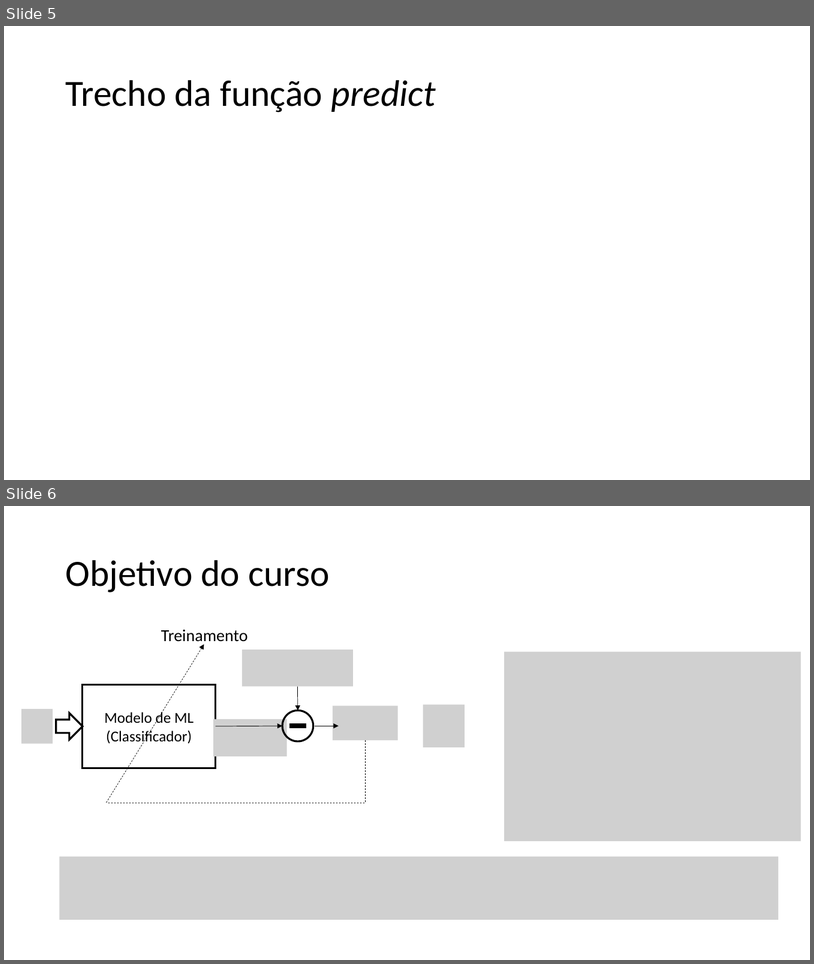
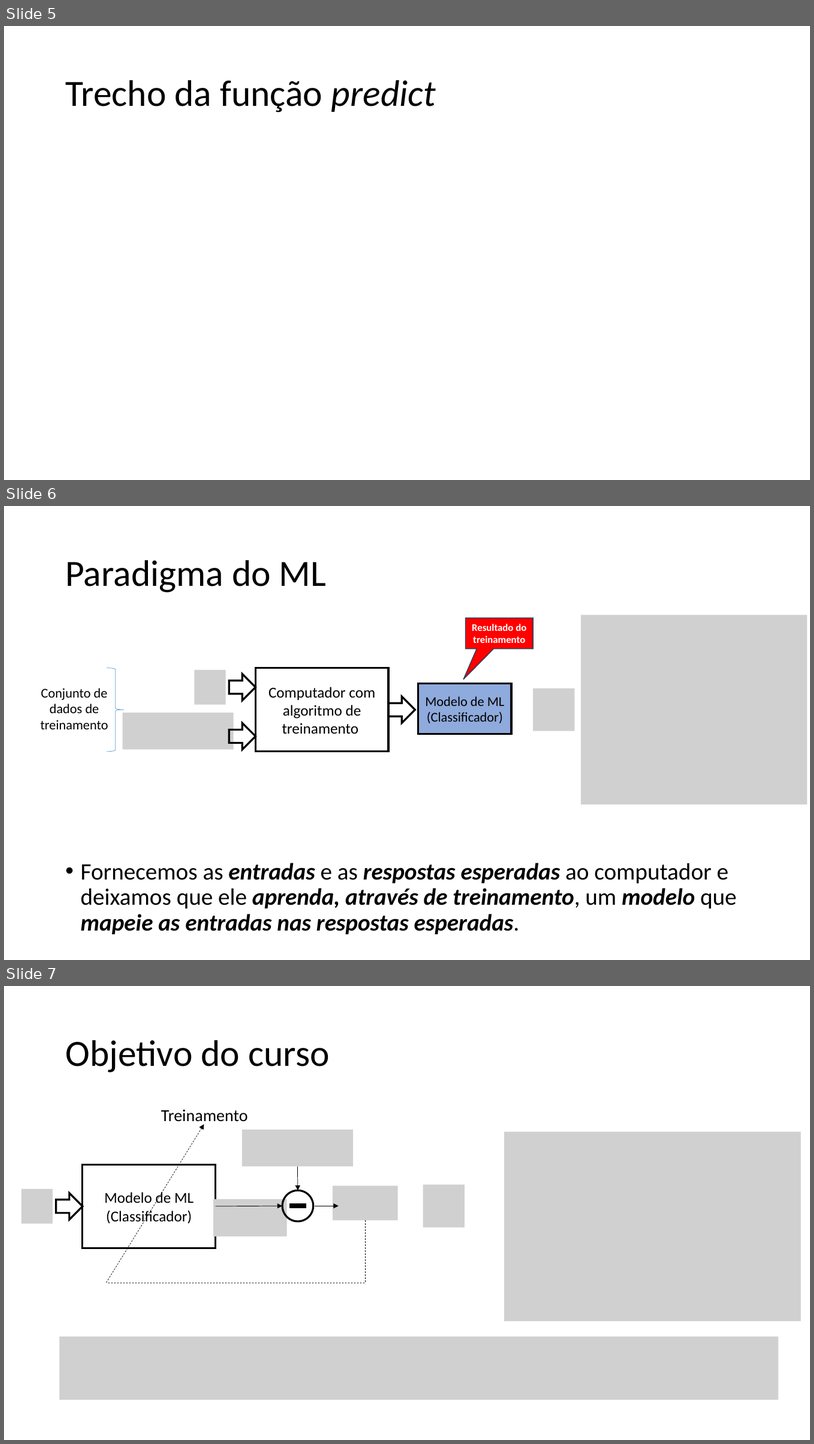
Before and after one commit to zz4fap/t320_aprendizado_de_maquina, a slide deck: slides/Lab1_Ex2.pptx. Shown one above the other, each under a label of ours: slides 5 and 6 before the commit, slides 5, 6 and 7 after it. The pictures are 814x964 and 814x1444 pixels, drawn with LibreOffice and Linux fonts; fonts in the diff are those of the drawing; grey boxes stand for pictures. Boxes give left, top, right and bottom in pixels: in the first picture for what was removed or moved away, otherwise in the second. Text is boxed around its words. In the diff, an @@ line names an element or a change of style, - is before the commit and + after.

```diff
--- a/slides/Lab1_Ex2.pptx
+++ b/slides/Lab1_Ex2.pptx
@@ slide 6 added at [4,506,810,960], background #FFFFFF @@
@@ title added at [65,560,327,592], 44 pt, text #000000 @@
+Paradigma do ML
@@ speech box added at [465,618,533,649], fill #FF0000, outline #28445D 1 pt, 12 pt, text #FFFFFF, bold @@
+Resultado do treinamento
@@ picture added at [581,615,807,804] @@
@@ right brace added at [107,667,124,751], outline #5B9BD5 0.5 pt @@
@@ picture added at [195,670,226,705] @@
@@ right arrow added at [229,673,255,700], outline #000000 2.25 pt @@
@@ rectangle added at [255,668,389,751], outline #000000 2.25 pt, 18 pt, text #000000 @@
+Computador com algoritmo de treinamento
@@ rectangle added at [419,684,512,734], fill #8FAADC, outline #000000 2.25 pt, 16 pt, text #000000 @@
+Modelo de ML
+(Classificador)
@@ text added at [41,688,108,729], 16 pt, text #000000 @@
+Conjunto de dados de treinamento
@@ right arrow added at [389,697,416,723], outline #000000 2.25 pt @@
@@ picture added at [533,688,575,731] @@
@@ picture added at [123,712,234,749] @@
@@ right arrow added at [229,723,255,749], outline #000000 2.25 pt @@
@@ text added at [81,862,737,934], 28 pt, text #000000, bold, italic @@
+• Fornecemos as entradas e as respostas esperadas ao computador e deixamos que ele aprenda, através de treinamento, um modelo que mapeie as entradas nas respostas esperadas.
@@ what was slide 6 is now slide 7 @@
```
Also in this commit, not shown: 1 slide changed, 3 other slides added, 2 slides removed, 3 other files.
